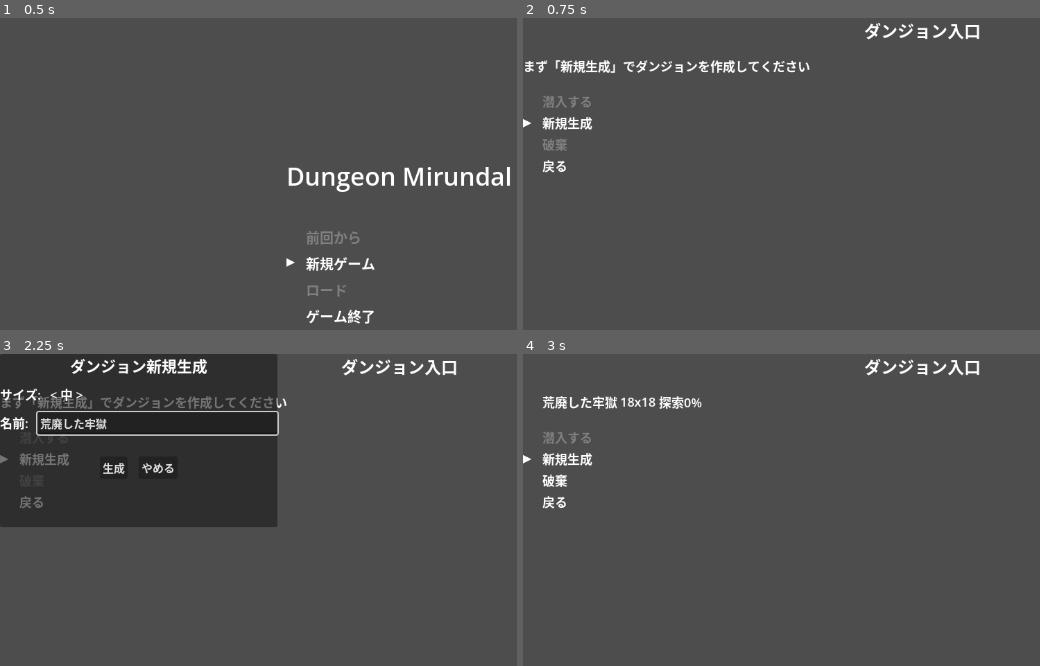
Above: before the commit, frames 1-4 (two rows, left to right).
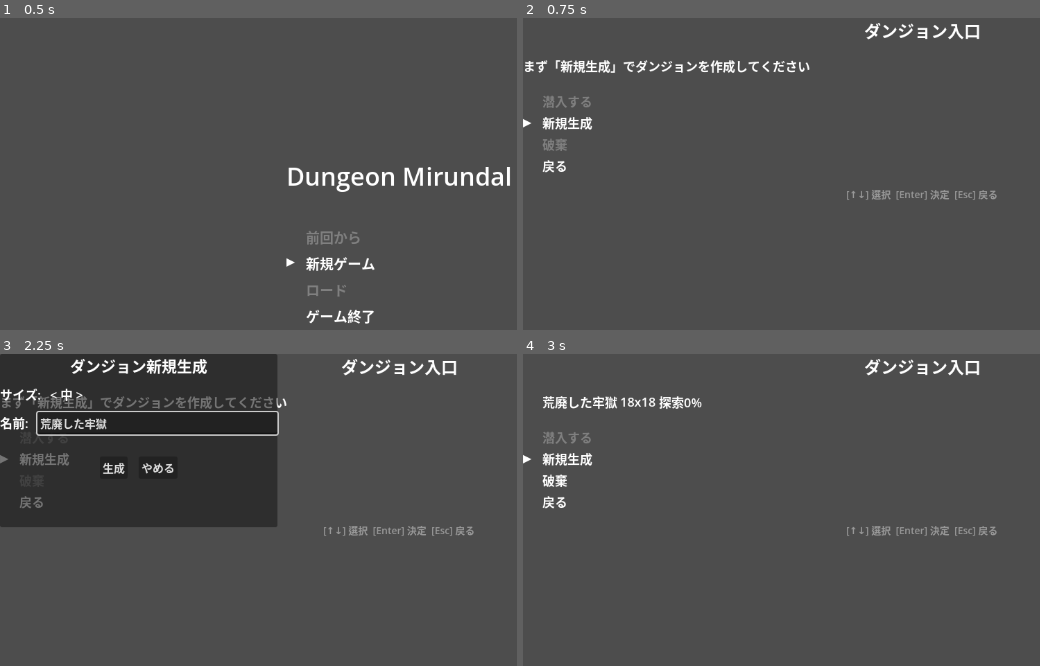
Above: after the commit, the same moments.

Repository: endo5501/DungeonMirundal2
Game: Godot game, scene res://src/main.tscn
The game is run twice, just before and just after one commit, with the same random seed, the same clock (stepped at 60 frames per second) and the same inputs.
Inputs (mouse positions are in pixels of both pictures, inside the frame that each line leads up to):
- Up to frame 1 (0.5 s): no input
- Up to frame 2 (0.75 s): tap Enter (ui_accept) at 0.5 s; move the mouse to (outside the picture) at 0.52 s; hold Up (ui_up) from 0.53 s (still down); hold Enter (ui_accept) from 0.53 s (still down); click (outside the picture) at 0.67 s
- Up to frame 3 (2.25 s): release Up (ui_up) at 1.25 s; release Enter (ui_accept) at 1.25 s; drag from (outside the picture) to (outside the picture) at 1.27 s; tap Enter (ui_accept) at 2 s; move the mouse to (160, 510) at 2.02 s; hold Left (ui_left) from 2.03 s (still down); hold Enter (ui_accept) from 2.03 s (still down); tap Alt at 2.1 s
- Up to frame 4 (3 s): release Left (ui_left) at 2.75 s; release Enter (ui_accept) at 2.75 s; click "生成" at 2.75 s

Frame 1 is identical in both runs. In frame 2, 0.3% of the frame differs, in the area x 62-92%, y 55-59%; in frame 3, 0.3%; in frame 4, 0.3%.

Commit message:
Invert DungeonEntrance flow to verb-first selection
Initial focus is now on the button row (潜入する / 新規生成 / 破棄 / 戻る).
Activating 潜入する or 破棄 transitions focus to the dungeon list, where
↑↓ moves the list cursor and Enter commits the action. ESC returns to
the button row without executing.

The list is rendered at all times as informational content. Disabled
conditions are rewritten to be independent of any transient selection
state: 潜入する requires a non-empty registry and a non-empty party,
while 破棄 only requires a non-empty registry. A bottom-of-screen hint
now explains the two-step flow.

Co-Authored-By: Claude Opus 4.7 (1M context) <noreply@anthropic.com>

Diff:
--- a/src/town_scene/dungeon_entrance.gd
+++ b/src/town_scene/dungeon_entrance.gd
@@ -5,7 +5,7 @@
 signal back_requested
 
 enum Mode { LIST, CREATE_DIALOG, DELETE_CONFIRM }
-enum Focus { DUNGEON_LIST, BUTTONS }
+enum Focus { BUTTONS, LIST_FOR_ENTER, LIST_FOR_DELETE }
 
 const BUTTON_ITEMS: Array[String] = ["潜入する", "新規生成", "破棄", "戻る"]
 const FONT_SIZE := 18
@@ -14,7 +14,7 @@
 var _has_party: bool
 var selected_index: int = -1
 var _mode: Mode = Mode.LIST
-var _focus: Focus = Focus.DUNGEON_LIST
+var _focus: Focus = Focus.BUTTONS
 
 var _list_rows: Array[CursorMenuRow] = []
 var _button_menu: CursorMenu
@@ -31,11 +31,13 @@
 func setup(registry: DungeonRegistry, has_party: bool) -> void:
 	_registry = registry
 	_has_party = has_party
+	_focus = Focus.BUTTONS
 	if _registry.size() > 0:
 		selected_index = 0
+		_button_menu.selected_index = 0  # 潜入する
 	else:
-		_focus = Focus.BUTTONS
-		_button_menu.selected_index = 1  # 新規生成
+		selected_index = -1
+		_button_menu.selected_index = 1  # 新規生成 (first enabled button when registry is empty)
 
 func _ready() -> void:
 	_vbox = VBoxContainer.new()
@@ -86,6 +88,17 @@
 	for i in range(BUTTON_ITEMS.size()):
 		_button_rows.append(CursorMenuRow.create(_vbox, BUTTON_ITEMS[i], FONT_SIZE))
 
+	var hint_spacer := Control.new()
+	hint_spacer.custom_minimum_size.y = 8
+	_vbox.add_child(hint_spacer)
+
+	var hint := Label.new()
+	hint.text = "[↑↓] 選択  [Enter] 決定  [Esc] 戻る"
+	hint.add_theme_font_size_override("font_size", 14)
+	hint.add_theme_color_override("font_color", Color(0.6, 0.6, 0.6))
+	hint.horizontal_alignment = HORIZONTAL_ALIGNMENT_CENTER
+	_vbox.add_child(hint)
+
 	_update_button_disabled()
 	_update_rows()
 
@@ -98,8 +111,9 @@
 	_button_menu.disabled_indices = disabled
 
 func _update_rows() -> void:
+	var list_focused := _focus == Focus.LIST_FOR_ENTER or _focus == Focus.LIST_FOR_DELETE
 	for i in range(_list_rows.size()):
-		_list_rows[i].set_selected(_focus == Focus.DUNGEON_LIST and i == selected_index)
+		_list_rows[i].set_selected(list_focused and i == selected_index)
 
 	_button_menu.update_rows(_button_rows)
 
@@ -109,38 +123,54 @@
 			_handle_delete_confirm_input(event)
 		return
 
+	if _focus == Focus.BUTTONS:
+		_input_buttons(event)
+	else:
+		_input_list(event)
+
+func _input_buttons(event: InputEvent) -> void:
 	if event.is_action_pressed("ui_down"):
-		if _focus == Focus.DUNGEON_LIST and _registry.size() > 0:
-			move_list_cursor(1)
-		elif _focus == Focus.BUTTONS:
-			_button_menu.move_cursor(1)
-		_update_button_disabled()
+		_button_menu.move_cursor(1)
 		_update_rows()
 		get_viewport().set_input_as_handled()
 	elif event.is_action_pressed("ui_up"):
-		if _focus == Focus.DUNGEON_LIST and _registry.size() > 0:
-			move_list_cursor(-1)
-		elif _focus == Focus.BUTTONS:
-			_button_menu.move_cursor(-1)
-		_update_button_disabled()
+		_button_menu.move_cursor(-1)
 		_update_rows()
 		get_viewport().set_input_as_handled()
 	elif event.is_action_pressed("ui_accept"):
-		if _focus == Focus.BUTTONS:
-			_activate_button()
-		else:
-			_focus = Focus.BUTTONS
-			_button_menu.selected_index = 0
-			_update_button_disabled()
-			_update_rows()
+		_activate_button()
 		get_viewport().set_input_as_handled()
 	elif event.is_action_pressed("ui_cancel"):
-		if _focus == Focus.BUTTONS:
-			_focus = Focus.DUNGEON_LIST
-			_update_rows()
-		else:
-			do_back()
-		get_viewport().set_input_as_handled()
+		do_back()
+		get_viewport().set_input_as_handled()
+
+func _input_list(event: InputEvent) -> void:
+	if event.is_action_pressed("ui_down"):
+		move_list_cursor(1)
+		_update_rows()
+		get_viewport().set_input_as_handled()
+	elif event.is_action_pressed("ui_up"):
+		move_list_cursor(-1)
+		_update_rows()
+		get_viewport().set_input_as_handled()
+	elif event.is_action_pressed("ui_accept"):
+		_commit_list_action()
+		get_viewport().set_input_as_handled()
+	elif event.is_action_pressed("ui_cancel"):
+		_return_to_buttons()
+		get_viewport().set_input_as_handled()
+
+func _commit_list_action() -> void:
+	match _focus:
+		Focus.LIST_FOR_ENTER:
+			do_enter()
+			_return_to_buttons()
+		Focus.LIST_FOR_DELETE:
+			_show_delete_confirm()
+
+func _return_to_buttons() -> void:
+	_focus = Focus.BUTTONS
+	_update_rows()
 
 func _show_delete_confirm() -> void:
 	_mode = Mode.DELETE_CONFIRM
@@ -203,10 +233,18 @@
 	if _button_menu.is_disabled(_button_menu.selected_index):
 		return
 	match _button_menu.selected_index:
-		0: do_enter()
+		0: _begin_list_selection(Focus.LIST_FOR_ENTER)
 		1: _open_create_dialog()
-		2: _show_delete_confirm()
+		2: _begin_list_selection(Focus.LIST_FOR_DELETE)
 		3: do_back()
+
+func _begin_list_selection(target_focus: Focus) -> void:
+	if _registry.size() == 0:
+		return
+	if selected_index < 0 or selected_index >= _registry.size():
+		selected_index = 0
+	_focus = target_focus
+	_update_rows()
 
 func _open_create_dialog() -> void:
 	_create_dialog = DungeonCreateDialog.new()
@@ -244,10 +282,10 @@
 	return _registry.size()
 
 func is_enter_disabled() -> bool:
-	return selected_index < 0 or not _has_party
+	return _registry == null or _registry.size() == 0 or not _has_party
 
 func is_delete_disabled() -> bool:
-	return selected_index < 0
+	return _registry == null or _registry.size() == 0
 
 func move_list_cursor(direction: int) -> void:
 	if _registry.size() == 0:
--- a/tests/dungeon/test_dungeon_entrance.gd
+++ b/tests/dungeon/test_dungeon_entrance.gd
@@ -118,10 +118,75 @@
 	entrance._unhandled_input(_make_key_event(KEY_ENTER))
 	assert_not_null(_find_create_dialog(entrance), "create dialog should open after single Enter press")
 
-func test_non_empty_registry_keeps_list_focus():
-	_registry.create("A", DungeonRegistry.SIZE_SMALL)
-	var entrance := _make_entrance()
-	assert_eq(entrance._focus, DungeonEntrance.Focus.DUNGEON_LIST, "non-empty registry should keep list focus")
+func test_non_empty_registry_focuses_buttons():
+	_registry.create("A", DungeonRegistry.SIZE_SMALL)
+	var entrance := _make_entrance()
+	assert_eq(entrance._focus, DungeonEntrance.Focus.BUTTONS, "non-empty registry should focus on buttons")
+
+func test_non_empty_registry_initial_cursor_on_enter():
+	_registry.create("A", DungeonRegistry.SIZE_SMALL)
+	var entrance := DungeonEntrance.new()
+	entrance.setup(_registry, true)
+	assert_eq(entrance._button_menu.selected_index, 0, "cursor should start on 潜入する (index 0) when registry has entries")
+
+func test_activate_enter_moves_focus_to_list():
+	_registry.create("A", DungeonRegistry.SIZE_SMALL)
+	var entrance := DungeonEntrance.new()
+	entrance.setup(_registry, true)
+	add_child_autofree(entrance)
+	entrance._button_menu.selected_index = 0
+	entrance._unhandled_input(_make_key_event(KEY_ENTER))
+	assert_eq(entrance._focus, DungeonEntrance.Focus.LIST_FOR_ENTER, "activating 潜入する should move focus to list (enter variant)")
+
+func test_activate_delete_moves_focus_to_list():
+	_registry.create("A", DungeonRegistry.SIZE_SMALL)
+	var entrance := _make_entrance()
+	add_child_autofree(entrance)
+	entrance._button_menu.selected_index = 2
+	entrance._unhandled_input(_make_key_event(KEY_ENTER))
+	assert_eq(entrance._focus, DungeonEntrance.Focus.LIST_FOR_DELETE, "activating 破棄 should move focus to list (delete variant)")
+
+func test_esc_in_enter_list_focus_returns_to_buttons():
+	_registry.create("A", DungeonRegistry.SIZE_SMALL)
+	var entrance := DungeonEntrance.new()
+	entrance.setup(_registry, true)
+	add_child_autofree(entrance)
+	entrance._focus = DungeonEntrance.Focus.LIST_FOR_ENTER
+	watch_signals(entrance)
+	entrance._unhandled_input(_make_key_event(KEY_ESCAPE))
+	assert_eq(entrance._focus, DungeonEntrance.Focus.BUTTONS, "ESC in list focus should return to buttons")
+	assert_signal_not_emitted(entrance, "enter_dungeon")
+
+func test_esc_in_delete_list_focus_returns_to_buttons():
+	_registry.create("A", DungeonRegistry.SIZE_SMALL)
+	var entrance := _make_entrance()
+	add_child_autofree(entrance)
+	entrance._focus = DungeonEntrance.Focus.LIST_FOR_DELETE
+	entrance._unhandled_input(_make_key_event(KEY_ESCAPE))
+	assert_eq(entrance._focus, DungeonEntrance.Focus.BUTTONS, "ESC in delete list focus should return to buttons")
+
+func test_enter_in_enter_list_focus_emits_signal():
+	_registry.create("A", DungeonRegistry.SIZE_SMALL)
+	_registry.create("B", DungeonRegistry.SIZE_MEDIUM)
+	var entrance := DungeonEntrance.new()
+	entrance.setup(_registry, true)
+	add_child_autofree(entrance)
+	entrance._focus = DungeonEntrance.Focus.LIST_FOR_ENTER
+	entrance.selected_index = 1
+	watch_signals(entrance)
+	entrance._unhandled_input(_make_key_event(KEY_ENTER))
+	assert_signal_emitted_with_parameters(entrance, "enter_dungeon", [1])
+
+func test_up_down_in_list_focus_moves_list_cursor():
+	_registry.create("A", DungeonRegistry.SIZE_SMALL)
+	_registry.create("B", DungeonRegistry.SIZE_MEDIUM)
+	var entrance := DungeonEntrance.new()
+	entrance.setup(_registry, true)
+	add_child_autofree(entrance)
+	entrance._focus = DungeonEntrance.Focus.LIST_FOR_ENTER
+	entrance.selected_index = 0
+	entrance._unhandled_input(_make_key_event(KEY_DOWN))
+	assert_eq(entrance.selected_index, 1, "Down key in list focus should move list cursor")
 
 # --- Empty state guidance message ---
 
